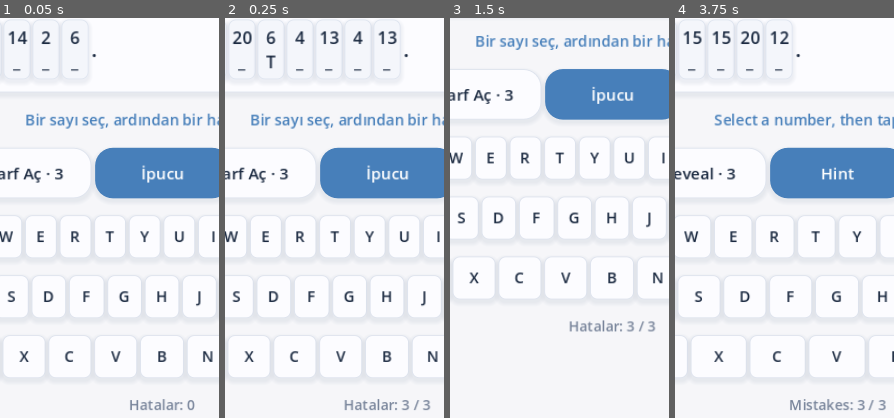
Above: before the commit, frames 1-4 (left to right).
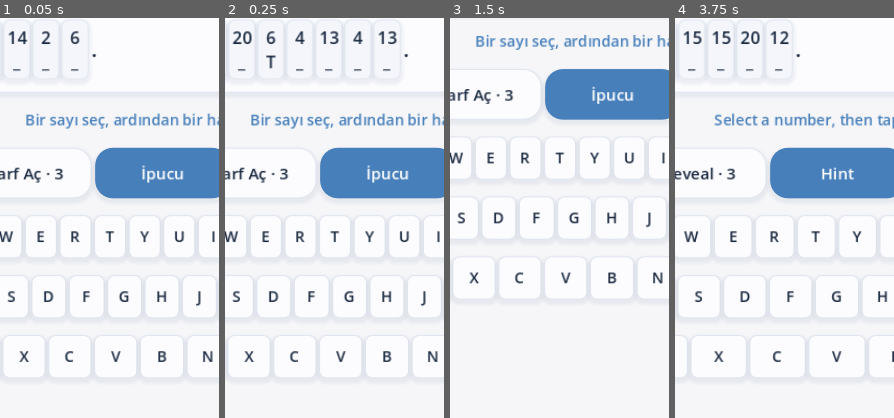
Above: after the commit, the same moments.

Repository: mehtapkirkgoz/cryptogram-mobile
Game: Godot game, scene res://tests/test_ui.tscn
The game is run twice, just before and just after one commit, with the same random seed, the same clock (stepped at 60 frames per second) and the same inputs. This scene is started directly instead of the project's main scene.
Inputs:
- Up to frame 1 (0.05 s): no input
- Up to frame 2 (0.25 s): no input
- Up to frame 3 (1.5 s): click "Harf Aç · 3" at 0.5 s; click "Harf Aç · 3" at 1.25 s
- Up to frame 4 (3.75 s): click "Q" at 2 s; click "W" at 2.75 s; click "▶ Play" at 3.5 s
The pictures show only the part of the screen within x 12-62%, y 42-92%; the shares and areas given below are measured in that part.

The runs differ from the first frame. In frame 1, 0.4% of the frame differs, in the area x 59-90%, y 95-98%; in frame 2, 0.5%; in frame 3, 0.5%; in frame 4, 0.6%, in the area x 52-97%, y 95-98%.
Error after the commit: Invalid access to property or key 'mistake_limit' on a base object of type 'RefCounted (CipherPuzzle)'. (res://scripts/main.gd:311)

Commit message:
Keep incorrect guesses visible without an attempt limit

Diff:
--- a/scripts/puzzle.gd
+++ b/scripts/puzzle.gd
@@ -9,7 +9,6 @@
 var selected := 0
 var hints := 3
 var mistakes := 0
-var mistake_limit := -1
 var locked: Array = []
 
 func setup(text: String, alphabet: String, saved: Dictionary = {}, starter_hints: int = 0, limit: int = -1) -> void:
@@ -30,7 +29,6 @@
 		guesses[int(key)] = saved.guesses[key]
 	hints = int(saved.get("hints", 3))
 	mistakes = int(saved.get("mistakes", 0))
-	mistake_limit = int(saved.get("mistake_limit", limit))
 	for key in saved.get("locked", []):
 		locked.append(int(key))
 	if saved.is_empty() and starter_hints > 0:
@@ -55,32 +53,26 @@
 		values[swap_index] = value
 
 func enter(letter: String) -> String:
-	if locked.has(selected) or solved() or game_over():
+	if locked.has(selected) or solved():
 		return ""
 	var code: int = occurrences[selected].code
+	guesses[selected] = letter
 	if answers.get(code) != letter:
 		mistakes += 1
 		return "wrong"
-	guesses[selected] = letter
 	select_next()
 	return ""
 
-func game_over() -> bool:
-	return mistake_limit > 0 and mistakes >= mistake_limit
-
-func mistakes_left() -> int:
-	return -1 if mistake_limit < 0 else maxi(mistake_limit - mistakes, 0)
-
 func select_next() -> void:
 	for index in range(occurrences.size()):
-		if not guesses.has(index):
+		if guesses.get(index, "") != occurrences[index].letter:
 			selected = index
 			return
 
 func reveal() -> bool:
 	if hints <= 0 or solved():
 		return false
-	if guesses.has(selected):
+	if guesses.get(selected, "") == answers[occurrences[selected].code]:
 		select_next()
 	var code: int = occurrences[selected].code
 	guesses[selected] = answers[code]
@@ -107,4 +99,4 @@
 	return occurrences.size()
 
 func serialize() -> Dictionary:
-	return {"schema": 6, "guesses": guesses, "locked": locked, "hints": hints, "mistakes": mistakes, "mistake_limit": mistake_limit}
+	return {"schema": 6, "guesses": guesses, "locked": locked, "hints": hints, "mistakes": mistakes}
